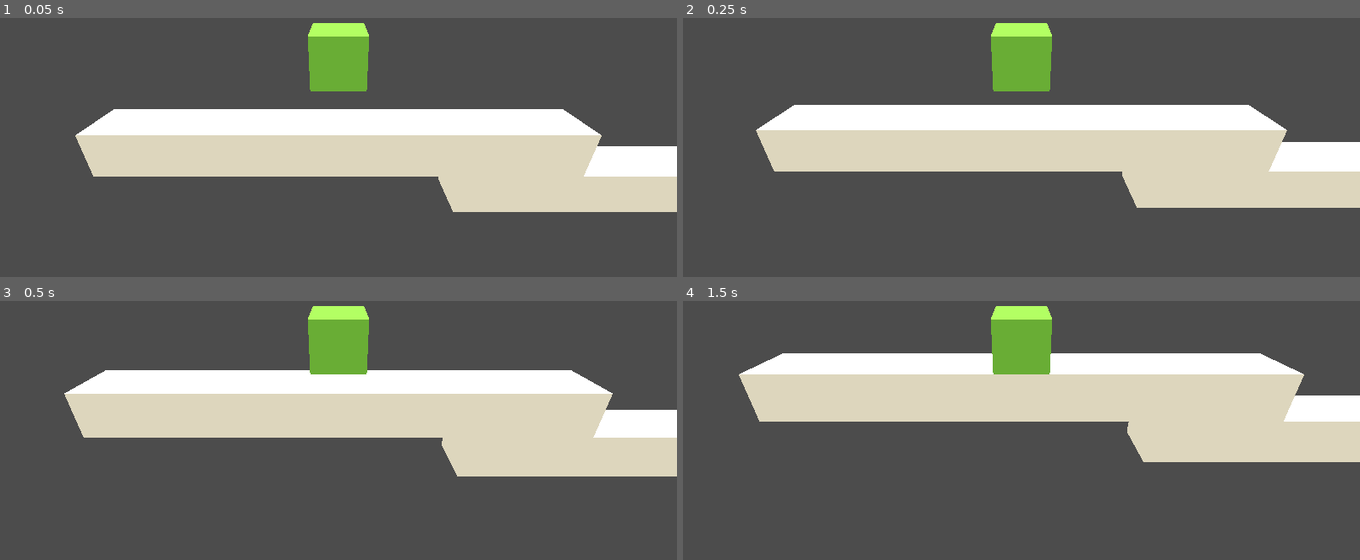
Above: before the commit, frames 1-4 (two rows, left to right).
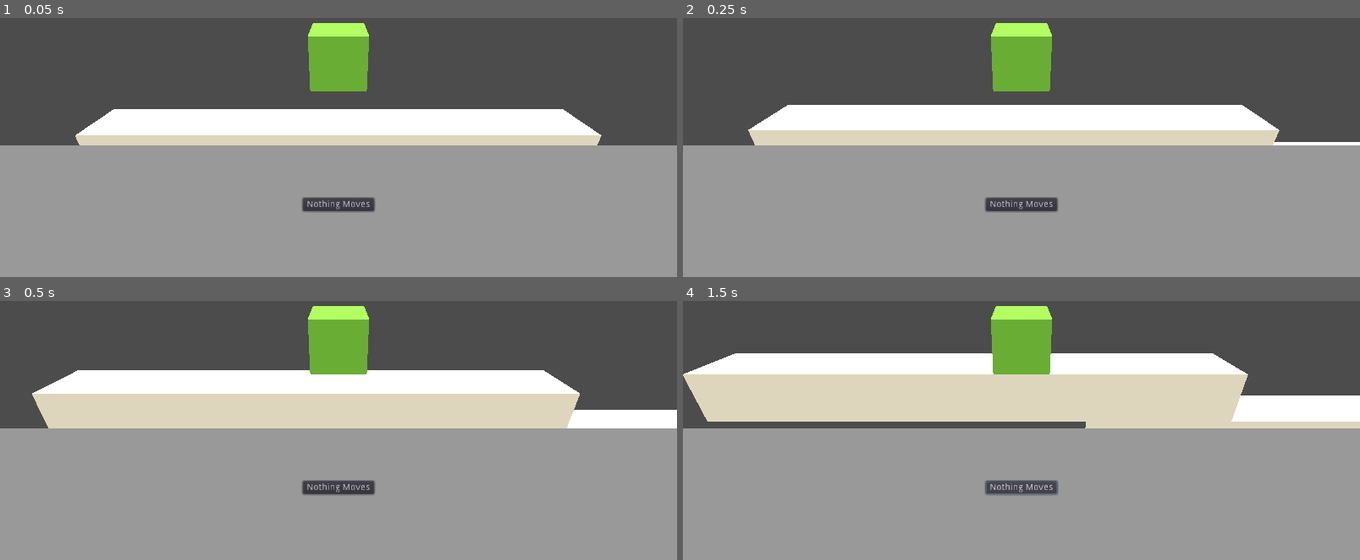
Above: after the commit, the same moments.

Repository: adngdb/ldjam45
Game: Godot game, scene res://Scenes/Main.tscn
The game is run twice, just before and just after one commit, with the same random seed, the same clock (stepped at 60 frames per second) and the same inputs.
Inputs (mouse positions are in pixels of both pictures, inside the frame that each line leads up to):
- Up to frame 1 (0.05 s): no input
- Up to frame 2 (0.25 s): no input
- Up to frame 3 (0.5 s): no input
- Up to frame 4 (1.5 s): click (1021, 487) at 0.5 s, where only the run after the commit has a clickable "Nothing Moves"; click (1021, 487) at 1.25 s, where only the run after the commit has a clickable "Nothing Moves"

The runs differ from the first frame. In frame 1, 50% of the frame differs, in the area x 0-100%, y 35-100%; in frame 2, 51%; in frame 3, 52%; in frame 4, 55%, in the area x 0-100%, y 20-100%.

Commit message:
Add button to stop player from moving.

Diff:
--- /dev/null
+++ b/Scenes/ControlDragDropHorizontal.tscn
@@ -0,0 +1,25 @@
+[gd_scene load_steps=3 format=2]
+
+[ext_resource path="res://Scenes/NothingMovesButton.gd" type="Script" id=1]
+
+[sub_resource type="StyleBoxFlat" id=1]
+
+[node name="ControlDragDropHorizontal" type="Control"]
+anchor_right = 1.0
+anchor_bottom = 1.0
+margin_top = 400.0
+
+[node name="Rules" type="Panel" parent="."]
+margin_right = 1024.0
+margin_bottom = 200.0
+grow_horizontal = 0
+grow_vertical = 0
+custom_styles/panel = SubResource( 1 )
+
+[node name="NothingMovesButton" type="Button" parent="Rules"]
+margin_left = 458.0
+margin_top = 80.0
+margin_right = 566.0
+margin_bottom = 100.0
+text = "Nothing Moves"
+script = ExtResource( 1 )
--- a/Scenes/Main.tscn
+++ b/Scenes/Main.tscn
@@ -1,7 +1,8 @@
-[gd_scene load_steps=3 format=2]
+[gd_scene load_steps=4 format=2]
 
 [ext_resource path="res://Scenes/Player.tscn" type="PackedScene" id=1]
 [ext_resource path="res://Scenes/Level00.tscn" type="PackedScene" id=2]
+[ext_resource path="res://Scenes/ControlDragDropHorizontal.tscn" type="PackedScene" id=3]
 
 [node name="Main" type="Spatial"]
 
@@ -15,3 +16,5 @@
 transform = Transform( 1, 0, 0, 0, 0.917082, 0.3987, 0, -0.3987, 0.917082, 0, 3.37084, 10 )
 
 [node name="Level00" parent="." instance=ExtResource( 2 )]
+
+[node name="ControlDragDropHorizontal" parent="." instance=ExtResource( 3 )]
--- /dev/null
+++ b/Scenes/NothingMovesButton.gd
@@ -0,0 +1,4 @@
+extends Button
+
+func _ready():
+	self.connect("pressed", State, "select_rule", [State.NOTHING_MOVES])
--- a/Scripts/State.gd
+++ b/Scripts/State.gd
@@ -5,4 +5,7 @@
 }
 
 var rules_available = [NOTHING_MOVES]
-var rules_active = [NOTHING_MOVES]
+var rules_active = []
+
+func select_rule(rule):
+	rules_active = [rule]
